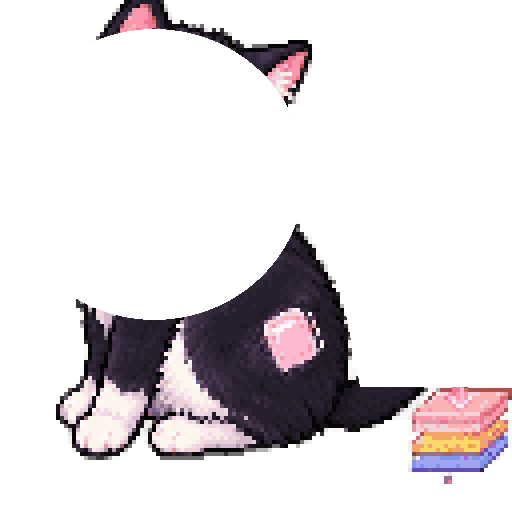
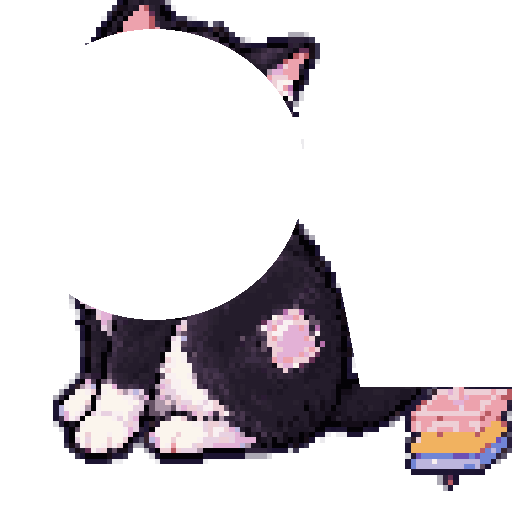
The second 512 x 512 image is a revision of the first. Changes to its layers:
painted on "head" over [69,29,302,320]
painted on "tail" over [340,286,360,387]
